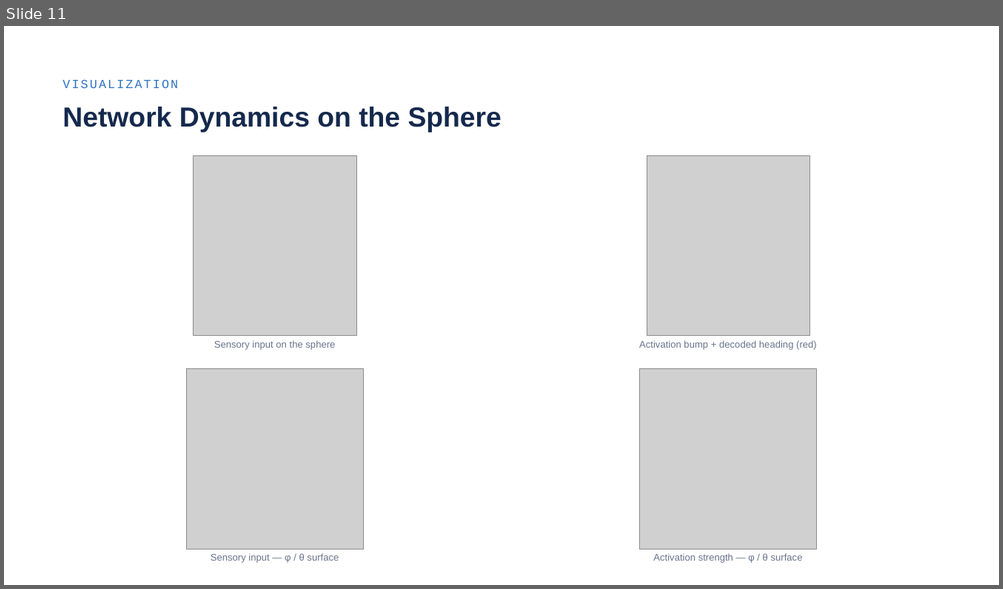
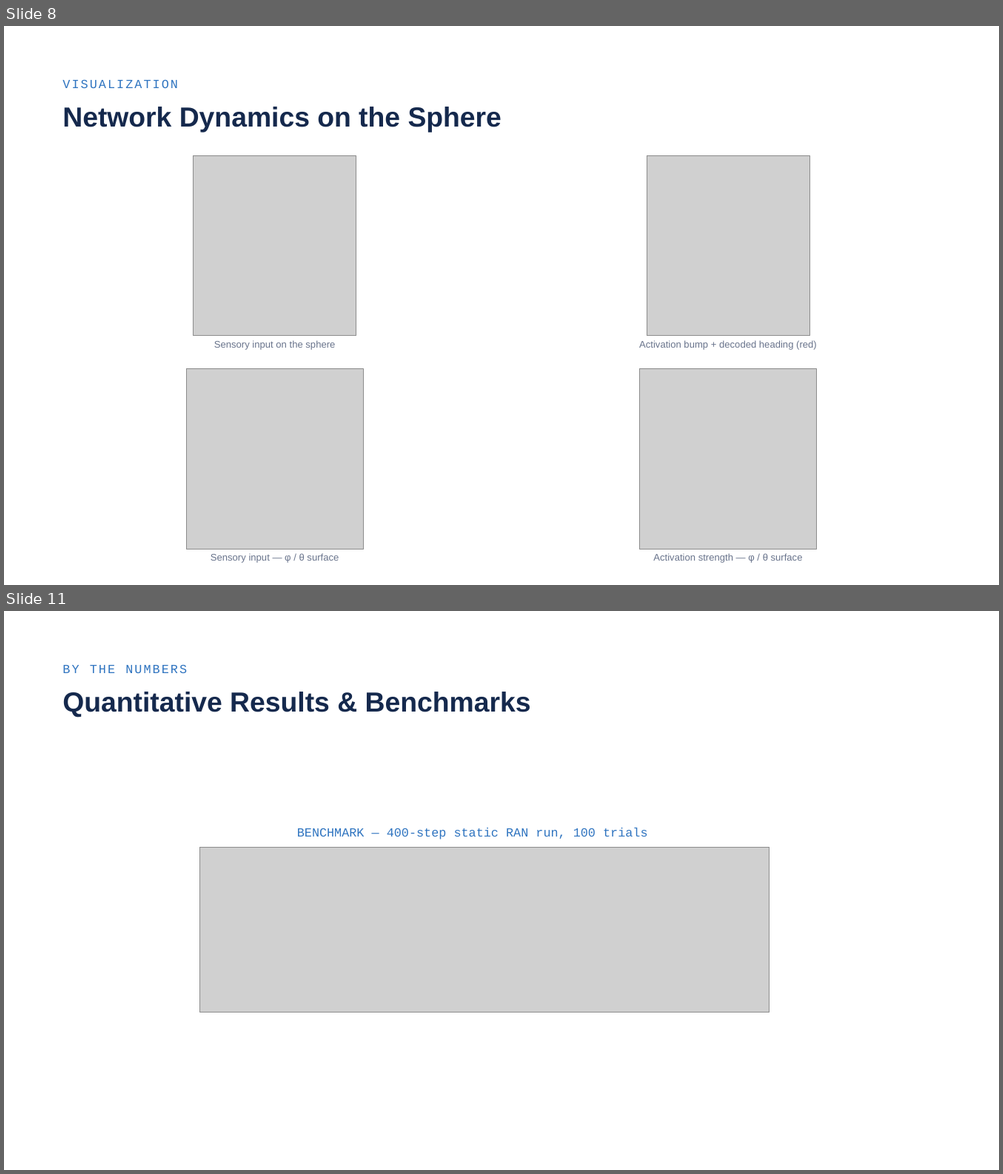
Before and after one commit to noah-ginzburg/RANController, a slide deck: RAN/RAN_Progress/Research_internship_presentation.pptx. Shown one above the other, each under a label of ours: slide 11 before the commit, slides 8 and 11 after it; the slides between them are not shown. The pictures are 1003x589 and 1003x1174 pixels, drawn with LibreOffice and Linux fonts; fonts in the diff are those of the drawing; grey boxes stand for pictures. Boxes give left, top, right and bottom in pixels: in the first picture for what was removed or moved away, otherwise in the second. Text is boxed around its words. In the diff, an @@ line names an element or a change of style, - is before the commit and + after.

```diff
--- a/RAN/RAN_Progress/Research_internship_presentation.pptx
+++ b/RAN/RAN_Progress/Research_internship_presentation.pptx
@@ slide 11 added at (4, 611, 999, 1170), background #FFFFFF @@
@@ text added at (62, 665, 187, 673), 18 pt, text #2F74C0 @@
+BY THE NUMBERS
@@ text added at (62, 692, 531, 718), 40 pt, text #15294D, bold @@
+Quantitative Results & Benchmarks
@@ text added at (297, 828, 647, 840), 18 pt, text #2F74C0 @@
+BENCHMARK — 400-step static RAN run, 100 trials
@@ picture added at (200, 847, 769, 1013) @@
@@ picture added at (203, 847, 769, 983) @@
@@ what was slide 11 is now slide 8 @@
```
Also in this commit, not shown: 11 other slides changed, 2 other slides added, 4 slides removed, 5 other files.
